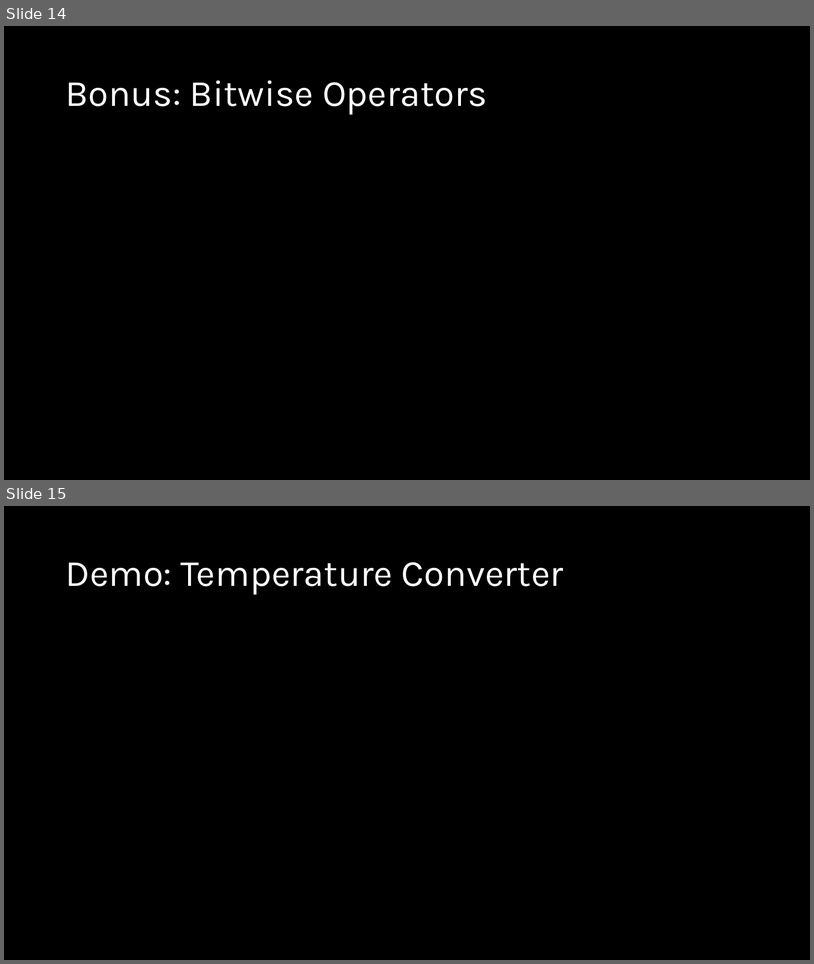
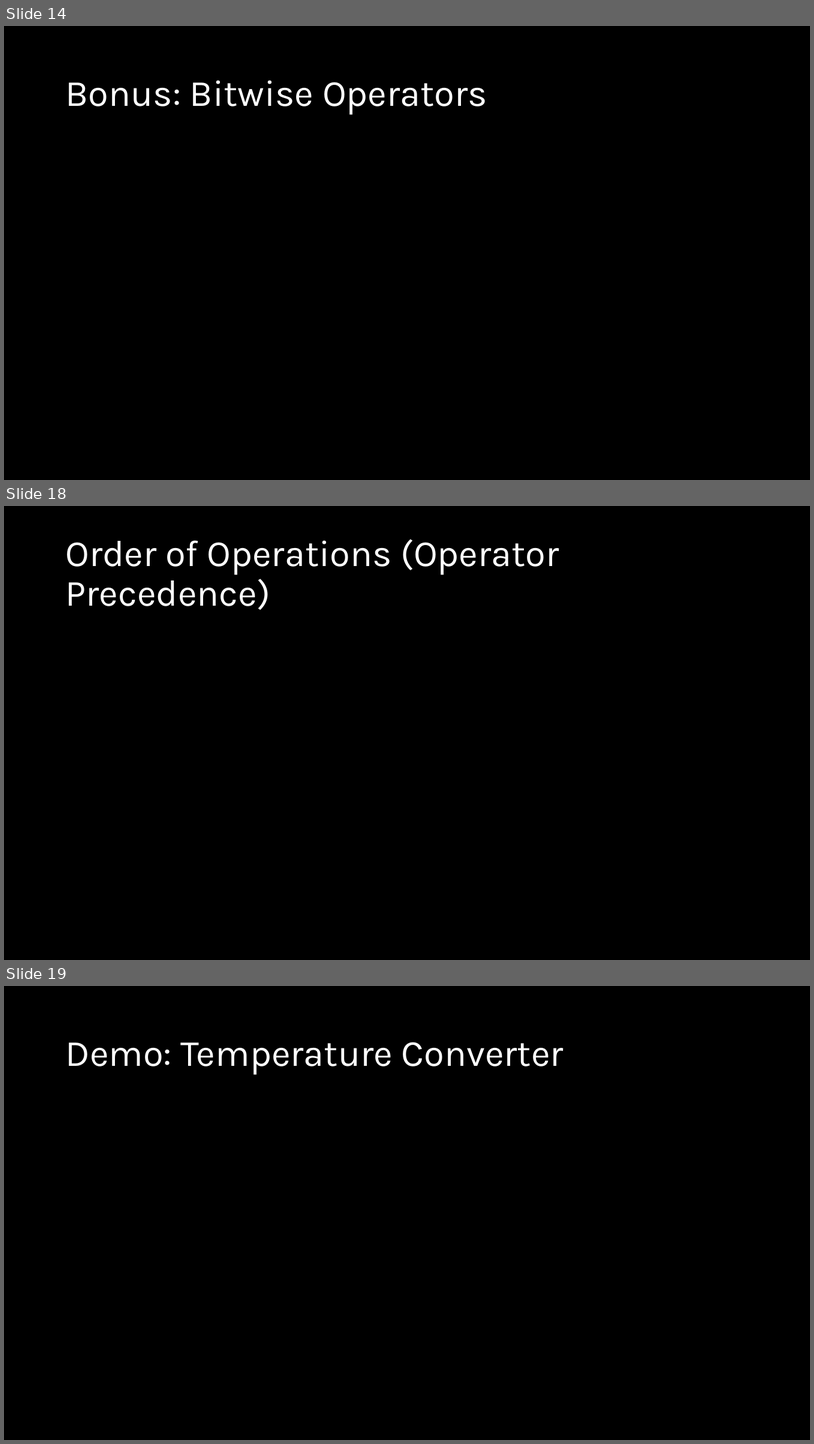
Before and after one commit to d-guh/computer-courses, a slide deck: intro-to-python/02/lesson-02.pptx. Shown one above the other, each under a label of ours: slides 14 and 15 before the commit, slides 14, 18 and 19 after it; the slides between them are not shown. The pictures are 814x964 and 814x1444 pixels, drawn with LibreOffice and Linux fonts; fonts in the diff are those of the drawing; background and template pictures are left out. Boxes give left, top, right and bottom in pixels: in the first picture for what was removed or moved away, otherwise in the second. Text is boxed around its words. In the diff, an @@ line names an element or a change of style, - is before the commit and + after.

```diff
--- a/intro-to-python/02/lesson-02.pptx
+++ b/intro-to-python/02/lesson-02.pptx
@@ slide 18 added at <box>4,506,810,960</box>, background #000000 @@
@@ title added at <box>65,539,559,610</box>, 44 pt, text #FFFFFF @@
+Order of Operations (Operator Precedence)
@@ what was slide 15 is now slide 19 @@
```
Also in this commit, not shown: 6 slides changed, 3 other slides added.
